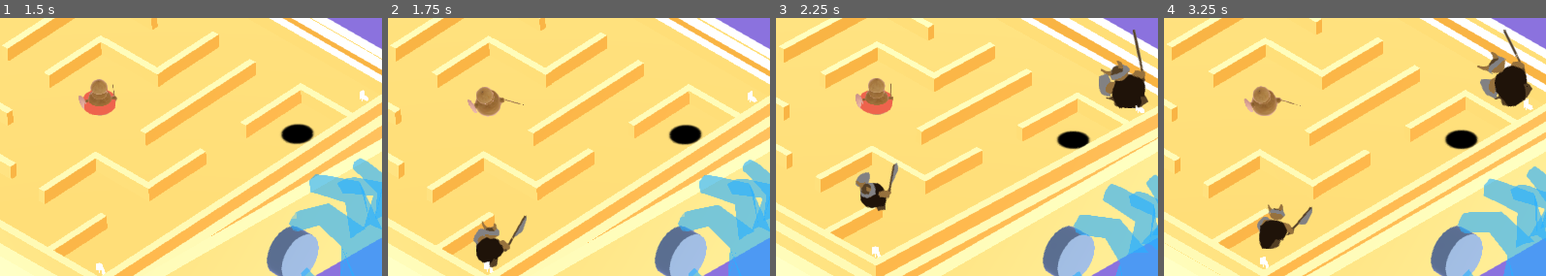
Above: before the commit, frames 1-4 (left to right).
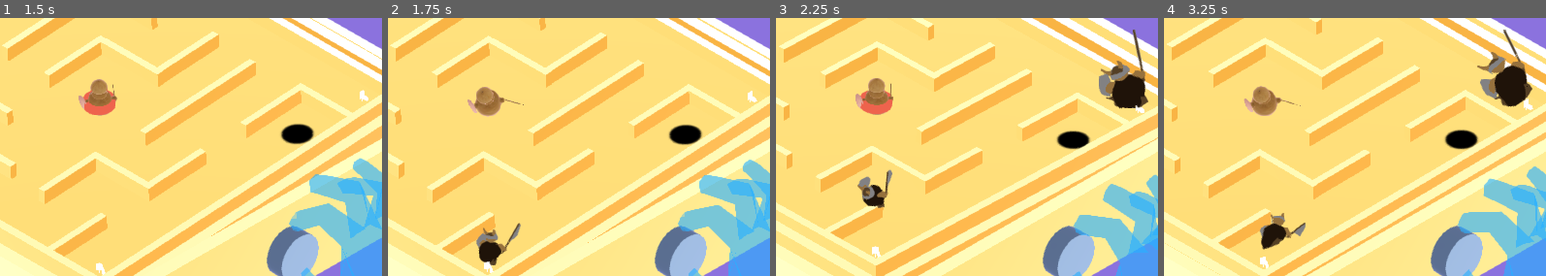
Above: after the commit, the same moments.

Repository: dannytaylor/ld49
Game: Godot game, scene res://levels/test_danny.tscn
Same seed, same stepped clock (60 frames per second), same inputs: the game is played once before the commit and once after it.
Inputs (mouse positions are % of the whole screen's width and height, from its top left):
- Up to frame 1 (1.5 s): move the mouse to (55, 50) at 0.52 s; click (55, 50) at 0.67 s; move the mouse to (44, 50) at 1.27 s; click (44, 50) at 1.42 s
- Up to frame 2 (1.75 s): no input
- Up to frame 3 (2.25 s): move the mouse to (52, 48) at 2.02 s; click (52, 48) at 2.17 s
- Up to frame 4 (3.25 s): move the mouse to (48, 52) at 2.77 s; click (48, 52) at 2.92 s
The pictures show only the part of the screen within x 36-86%, y 26-76%; the shares and areas given below are measured in that part.

Frame 1 is identical in both runs. In frame 2, 0.8% of the frame differs, in the area x 22-37%, y 76-97%; in frame 3, 0.7%; in frame 4, 0.9%, in the area x 24-39%, y 72-90%.

Commit message:
No more hobbgobs

Diff:
--- a/project/levels/test_danny.tscn
+++ b/project/levels/test_danny.tscn
@@ -70,7 +70,7 @@
 [node name="SouthCamp" parent="Board" instance=ExtResource( 1 )]
 transform = Transform( -0.596603, 0, -0.802536, 0, 1, 0, 0.802536, 0, -0.596603, 4.67133, -0.12933, 4.55424 )
 camp_name = "North Camp"
-enemy_type = "hobgoblin"
+enemy_type = "goblin"
 spawn_parent = NodePath("../../..")
 hero = NodePath("../Hero")
 
--- a/project/objects/Camp/Camp.gd
+++ b/project/objects/Camp/Camp.gd
@@ -54,8 +54,8 @@
 	if enemy_type == "hobgoblin":
 		# Ranged enemy
 		new_monster.attack_range = 7.0
-		new_monster.attack_time = 4.0
-		new_monster.attack_backswing = 7.0
+		new_monster.attack_time = 2.0
+		new_monster.attack_backswing = 4.0
 		new_monster.attack_type = "ranged"
 		new_monster.scale *= 1.20
 	if enemy_type == "ogre":
--- a/project/objects/Enemy/Enemy.gd
+++ b/project/objects/Enemy/Enemy.gd
@@ -47,9 +47,8 @@
 		var arrowscn = load("res://objects/attacks/arrow.tscn")
 		var arrow = arrowscn.instance()
 		arrow.look_at(hero_obj.global_transform.origin, Vector3(0, 1, 0))
-		arrow.rotate_object_local(Vector3(0,1,0), 3.14)
+		#arrow.rotate_object_local(Vector3(0,1,0), 3.14)
 		arrow.target = hero_obj
-		self.get_parent().add_child(arrow)
 		# Create a path for the arrow to follow
 		var midpoint_x = (self.global_transform.origin.x + hero_obj.global_transform.origin.x) / 2
 		var midpoint_z = (self.global_transform.origin.z + hero_obj.global_transform.origin.z) / 2
@@ -59,8 +58,9 @@
 		curve.add_point(hero_obj.global_transform.origin)
 		curve.add_point(Vector3(midpoint_x, hero_obj.global_transform.origin.y + 1, midpoint_z))
 		curve.add_point(self.global_transform.origin)
+		arrow.get_path().curve = curve
 
-		arrow.get_path().curve = curve
+		self.get_parent().add_child(arrow)
 		arrow.global_transform.origin = self.global_transform.origin
 
 
--- a/project/objects/attacks/arrow.gd
+++ b/project/objects/attacks/arrow.gd
@@ -1,7 +1,7 @@
 extends Spatial
 
 export(float) var lifetime = 0.66
-export(float) var radius  = 1
+export(float) var radius  = 0.1
 
 var target = null
 
